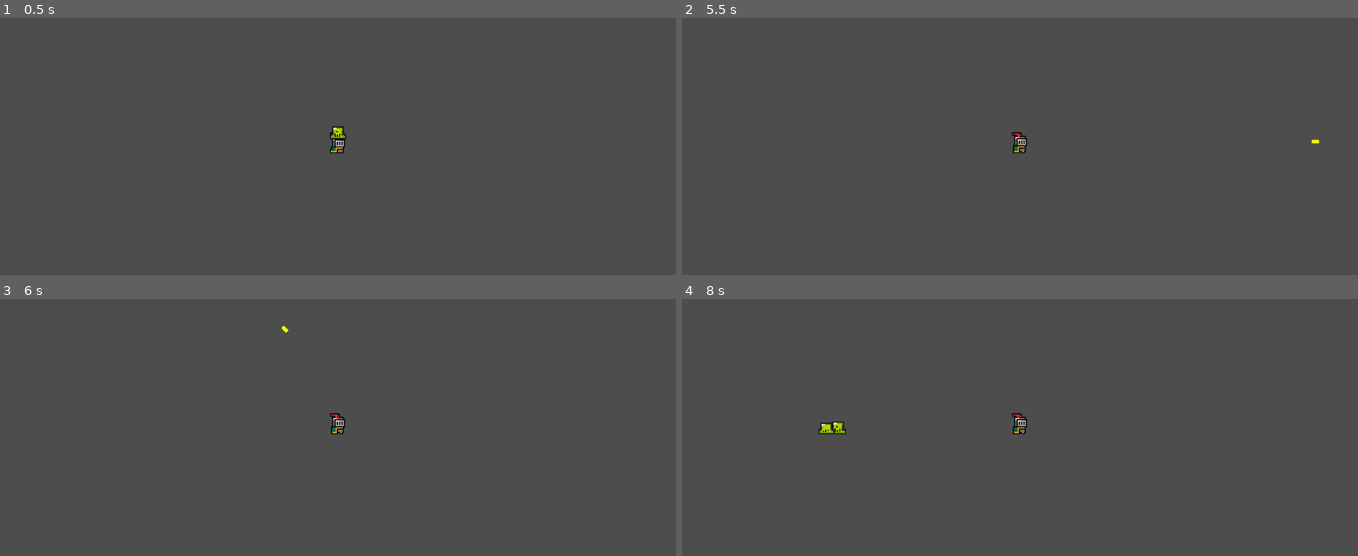
Above: before the commit, frames 1-4 (two rows, left to right).
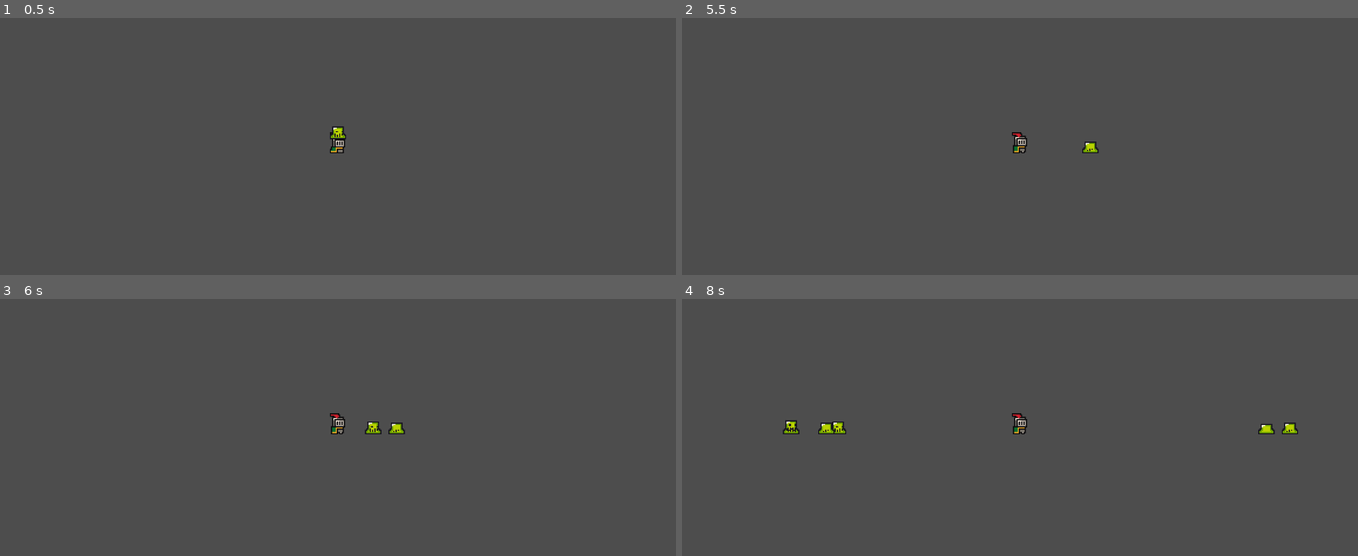
Above: after the commit, the same moments.

Repository: how0to/2d-shooter-game
Game: Godot game, scene res://Scenes/game.tscn
Two runs of this game, one before a commit and one after it. Both use one fixed random seed, a clock stepped at 60 frames per second and the inputs below.
Inputs (mouse positions are in pixels of both pictures, inside the frame that each line leads up to):
- Up to frame 1 (0.5 s): no input
- Up to frame 2 (5.5 s): tap Enter (ui_accept) at 0.5, 0.77, 1.52, 3.02, 3.77, 4.25, 4.52 s; move the mouse to (1168, 120) at 0.52 s; hold D (MoveRight) 0.53-2.03 s; click (1168, 120) at 0.6 s; move the mouse to (884, 159) at 1.27 s; click (884, 159) at 1.35 s; move the mouse to (1087, 56) at 2.02 s; hold A (MoveLeft) 2.03-2.78 s; click (1087, 56) at 2.1 s; move the mouse to (986, 215) at 2.77 s; hold D (MoveRight) 2.78-4.28 s; click (986, 215) at 2.85 s; move the mouse to (1222, 195) at 3.52 s; click (1222, 195) at 3.6 s; move the mouse to (817, 82) at 4.27 s; hold A (MoveLeft) 4.28-5.03 s; click (817, 82) at 4.35 s; move the mouse to (1053, 138) at 5.02 s; hold D (MoveRight) from 5.03 s (still down); click (1053, 138) at 5.1 s
- Up to frame 3 (6 s): move the mouse to (236, 324) at 5.77 s; release D (MoveRight) at 5.78 s; hold A (MoveLeft) from 5.78 s (still down); click (236, 324) at 5.85 s
- Up to frame 4 (8 s): tap Enter (ui_accept) at 6.02, 6.77, 7.52 s; move the mouse to (1168, 401) at 6.52 s; click (1168, 401) at 6.6 s; move the mouse to (884, 440) at 7.27 s; release A (MoveLeft) at 7.28 s; hold D (MoveRight) from 7.28 s (still down); click (884, 440) at 7.35 s

Frame 1 is identical in both runs. In frame 2, 0.1% of the frame differs, in the area x 59-95%, y 47-53%; in frame 3, 0.2%; in frame 4, 0.3%, in the area x 14-92%, y 47-53%.
Error after the commit: Parse Error: Identifier "AreaParent" not declared in the current scope. (res://Scenes/bullet.gd:15)

Commit message:
whatever i have done
enemy damage system prototype (fully chatgpt assisted 💀)

Diff:
--- a/Scenes/bullet.gd
+++ b/Scenes/bullet.gd
@@ -11,4 +11,8 @@
 func _on_hitbox_area_entered(area: Area2D) -> void:
 	if area.is_in_group("enemy"):
 		var AreaParent = area.get_parent()
-		AreaParent.queue_free()
+	# Only damage if that node has the function
+	if AreaParent.has_method("take_damage"):
+		enemy.take_damage()
+
+	queue_free()   # Destroy the bullet after hit
--- a/Scenes/enemy_1.tscn
+++ b/Scenes/enemy_1.tscn
@@ -1,5 +1,6 @@
-[gd_scene load_steps=8 format=3 uid="uid://dxb1g0d2kwvvy"]
+[gd_scene load_steps=9 format=3 uid="uid://dxb1g0d2kwvvy"]
 
+[ext_resource type="Script" uid="uid://bktiurcurl3p7" path="res://Scripts/enemy_1.gd" id="1_0a874"]
 [ext_resource type="Texture2D" uid="uid://b2djphq8oah7n" path="res://assets/sprites/slime_green.png" id="1_jwqgc"]
 
 [sub_resource type="AtlasTexture" id="AtlasTexture_0a874"]
@@ -49,6 +50,7 @@
 
 [node name="Enemy1" type="Node2D"]
 position = Vector2(0, -12)
+script = ExtResource("1_0a874")
 
 [node name="AnimatedSprite2D" type="AnimatedSprite2D" parent="."]
 texture_filter = 1
--- /dev/null
+++ b/Scripts/enemy_1.gd
@@ -0,0 +1,12 @@
+extends Node2D
+
+@export var max_health: int = 10
+var health: float
+
+func _ready():
+	health = max_health
+
+func take_damage(amount: float):
+	health -= amount
+	if health < 0.1:
+		queue_free()
Not shown, added: Scripts/enemy_1.gd.uid
